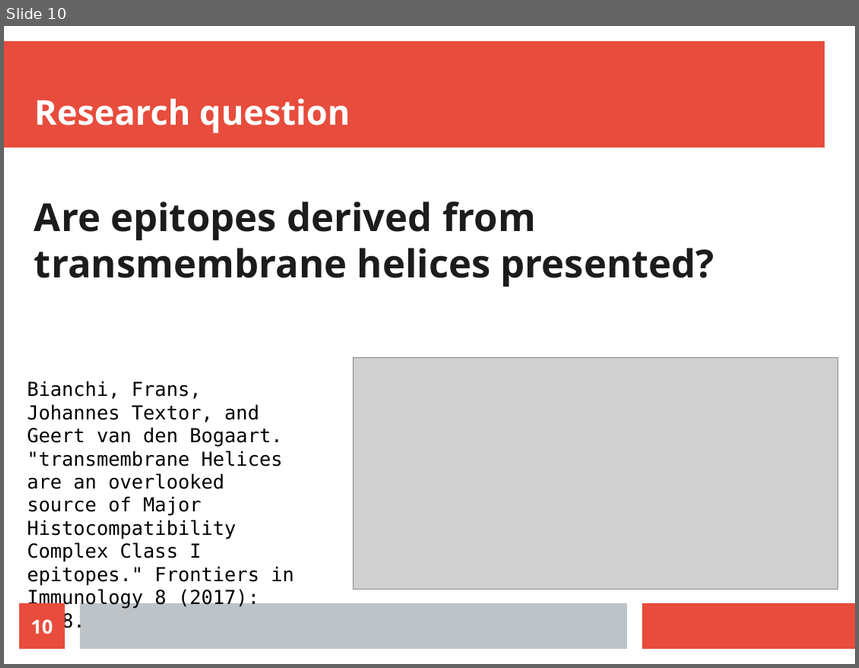
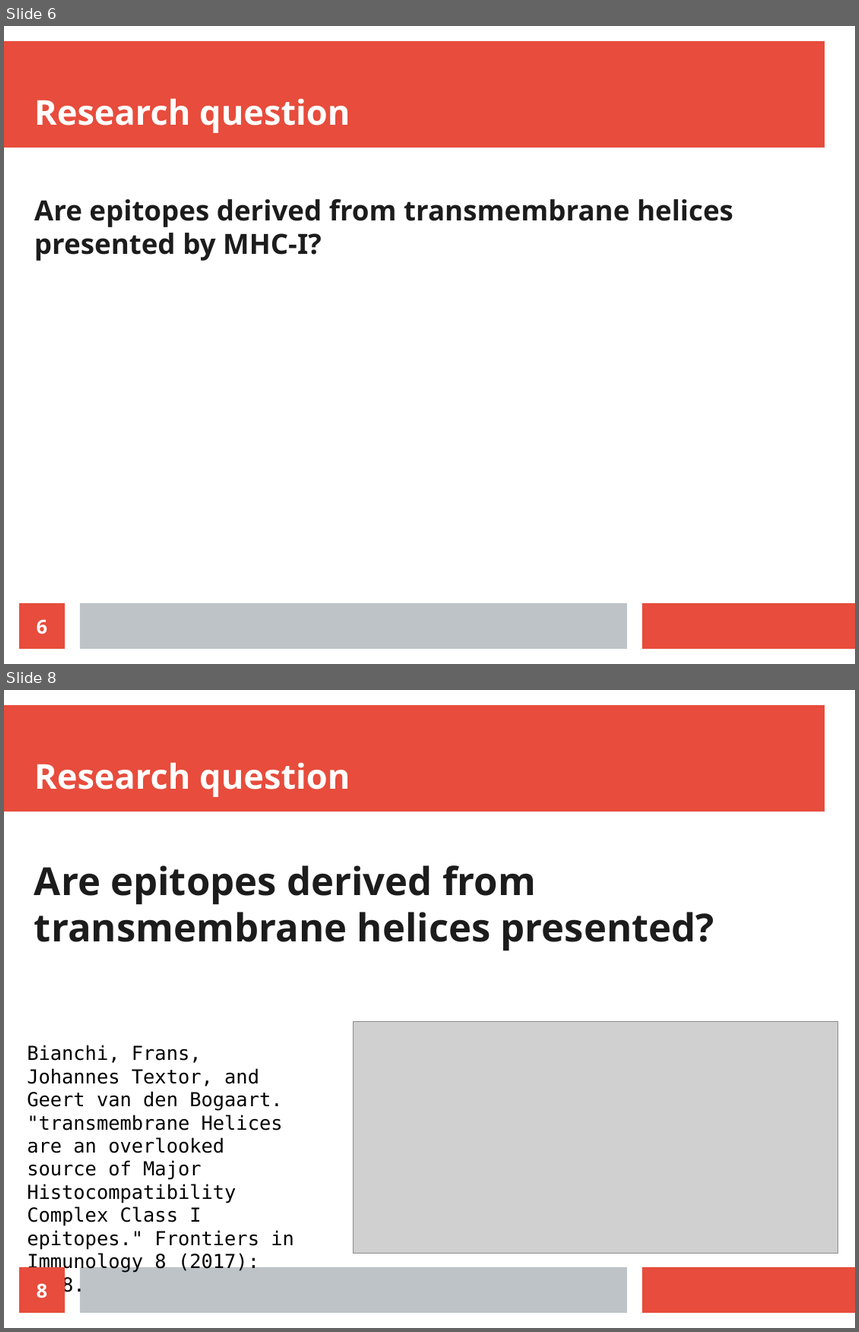
Before and after one commit to richelbilderbeek/cellbio_presentation_20210201, a slide deck: cellbio_presentation_20210201.odp. Shown one above the other, each under a label of ours: slide 10 before the commit, slides 6 and 8 after it; the slides between them are not shown. The pictures are 859x668 and 859x1332 pixels, drawn with LibreOffice and Linux fonts; fonts in the diff are those of the drawing; grey boxes stand for pictures. Boxes give left, top, right and bottom in pixels: in the first picture for what was removed or moved away, otherwise in the second. Text is boxed around its words. In the diff, an @@ line names an element or a change of style, - is before the commit and + after.

```diff
--- a/cellbio_presentation_20210201.odp
+++ b/cellbio_presentation_20210201.odp
@@ slide 6 added at box(4, 26, 855, 664), background #FFFFFF; not listed: 3 template elements that a slide beside it also shows @@
@@ title added at box(34, 98, 350, 133), 32 pt, text #FFFFFF, bold @@
+Research question
@@ text added at box(34, 199, 734, 261), 26 pt, text #1C1C1C, bold @@
+Are epitopes derived from transmembrane helices presented by MHC-I?
@@ page number added at box(19, 604, 65, 649), fill #E74C3C, 18 pt, text #FFFFFF, bold @@
+6
@@ what was slide 10 is now slide 8 @@
@@ page number at box(37, 1284, 48, 1299): text changed @@
-10
+8
```
Also in this commit, not shown: 3 slides changed, 4 other slides added, 1 slide removed, 10 other files.
